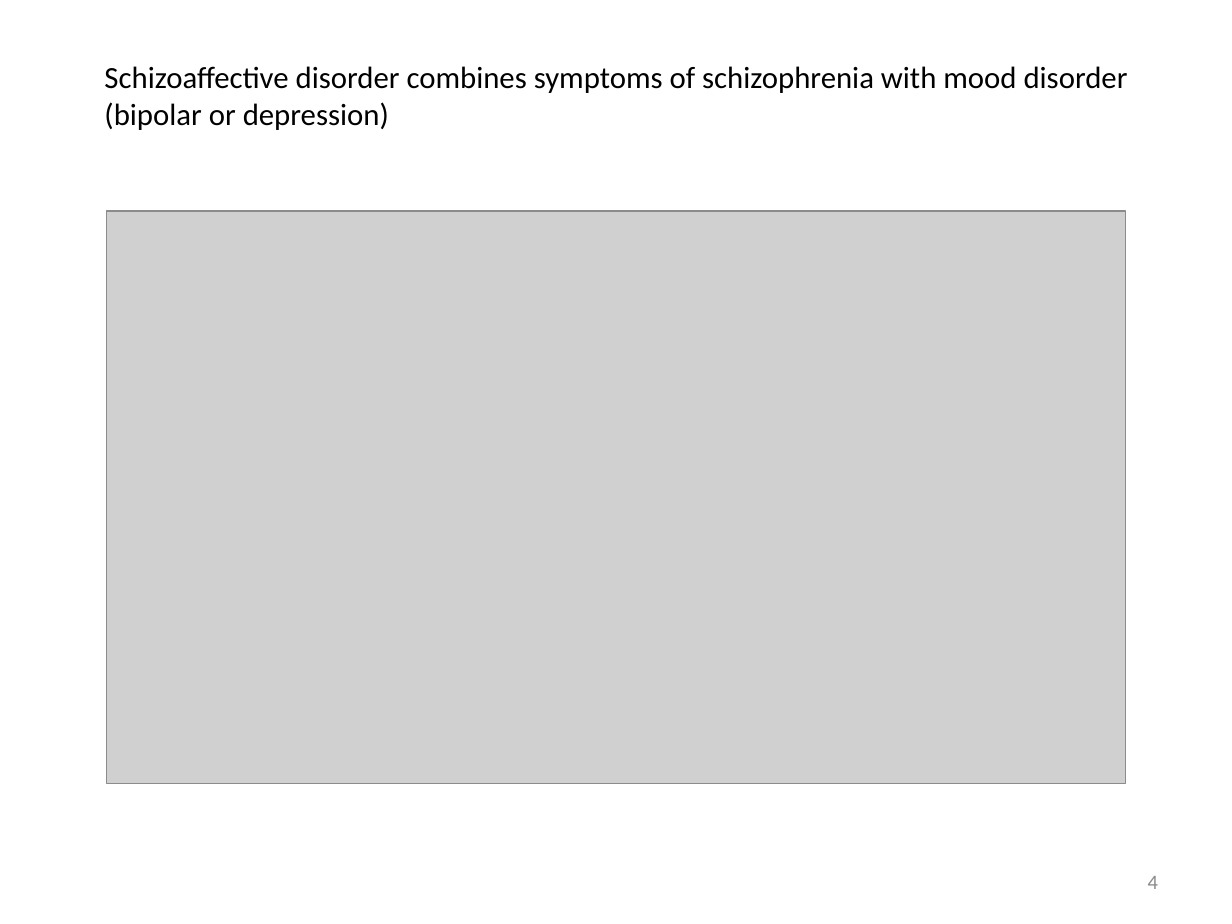
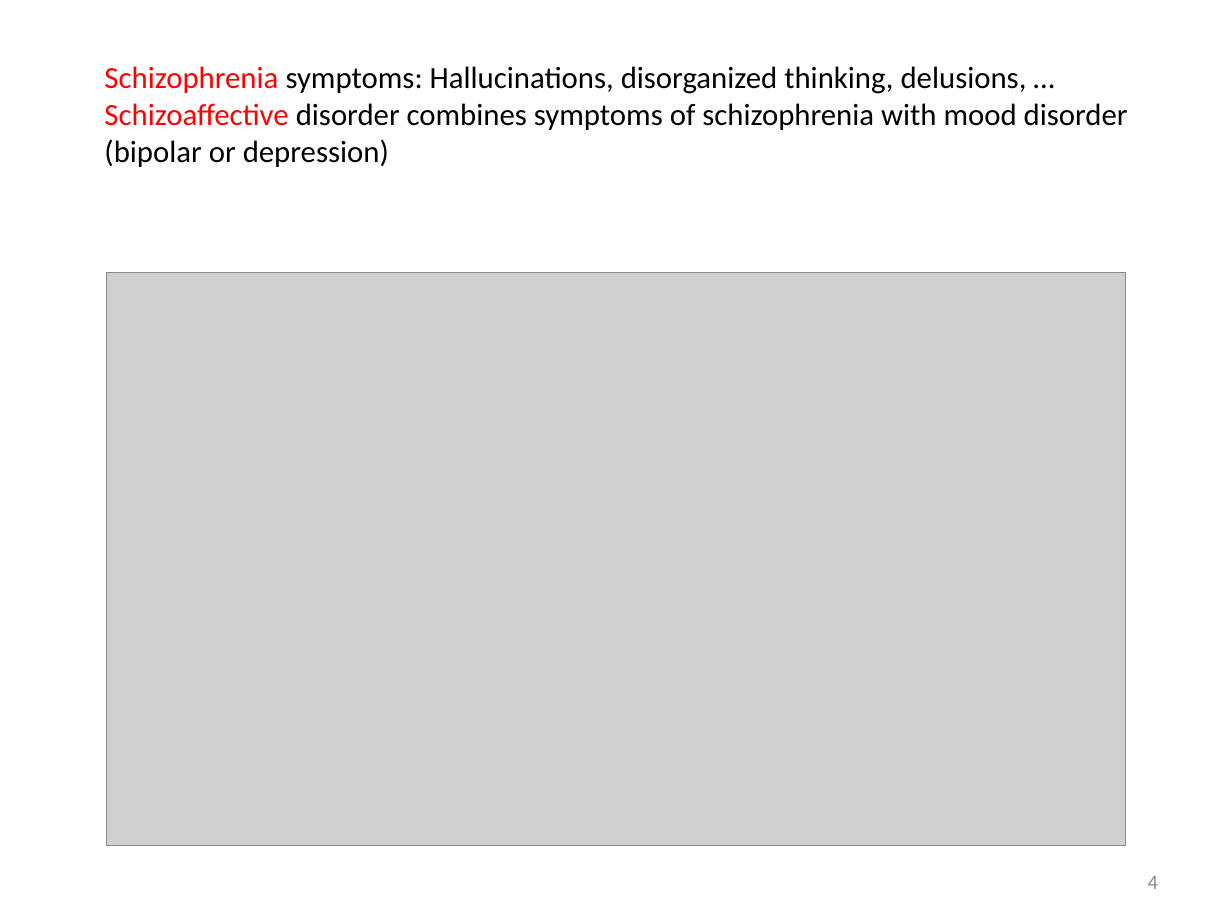
Before and after one commit to friendly/VisMLM-course, a slide deck: slide 4 of lectures/lecture3.pptx. Drawn at 1232x924 pixels with LibreOffice and Linux fonts; fonts in the diff are those of the drawing; grey boxes stand for pictures. Boxes give left, top, right and bottom in pixels: in the first picture for what was removed or moved away, otherwise in the second. Text is boxed around its words. In the diff, an @@ line names an element or a change of style, - is before the commit and + after.

```diff
--- a/lectures/lecture3.pptx
+++ b/lectures/lecture3.pptx
@@ text at [104,66,1027,94]: paragraph added @@
+Schizophrenia symptoms: Hallucinations, disorganized thinking, delusions, …
@@ text at [104,103,1128,167]: text colour #000000 to #FF0000 in "Schizoaffective" @@
@@ picture: place and size @@
-picture at [107,211,1126,784]
+picture at [107,272,1126,845]
```
Also in this commit, not shown: 14 other slides changed, 2 other files.
